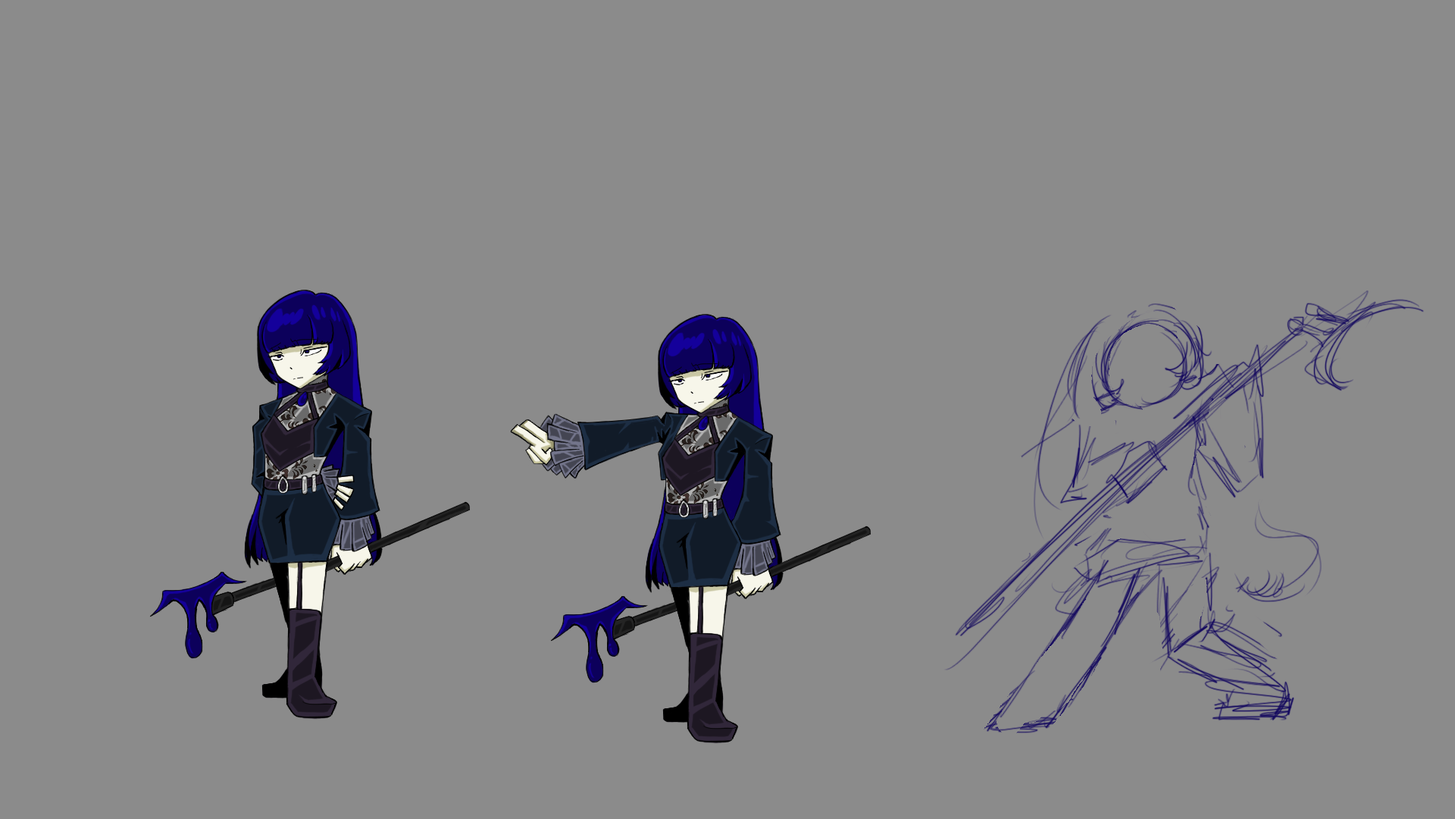
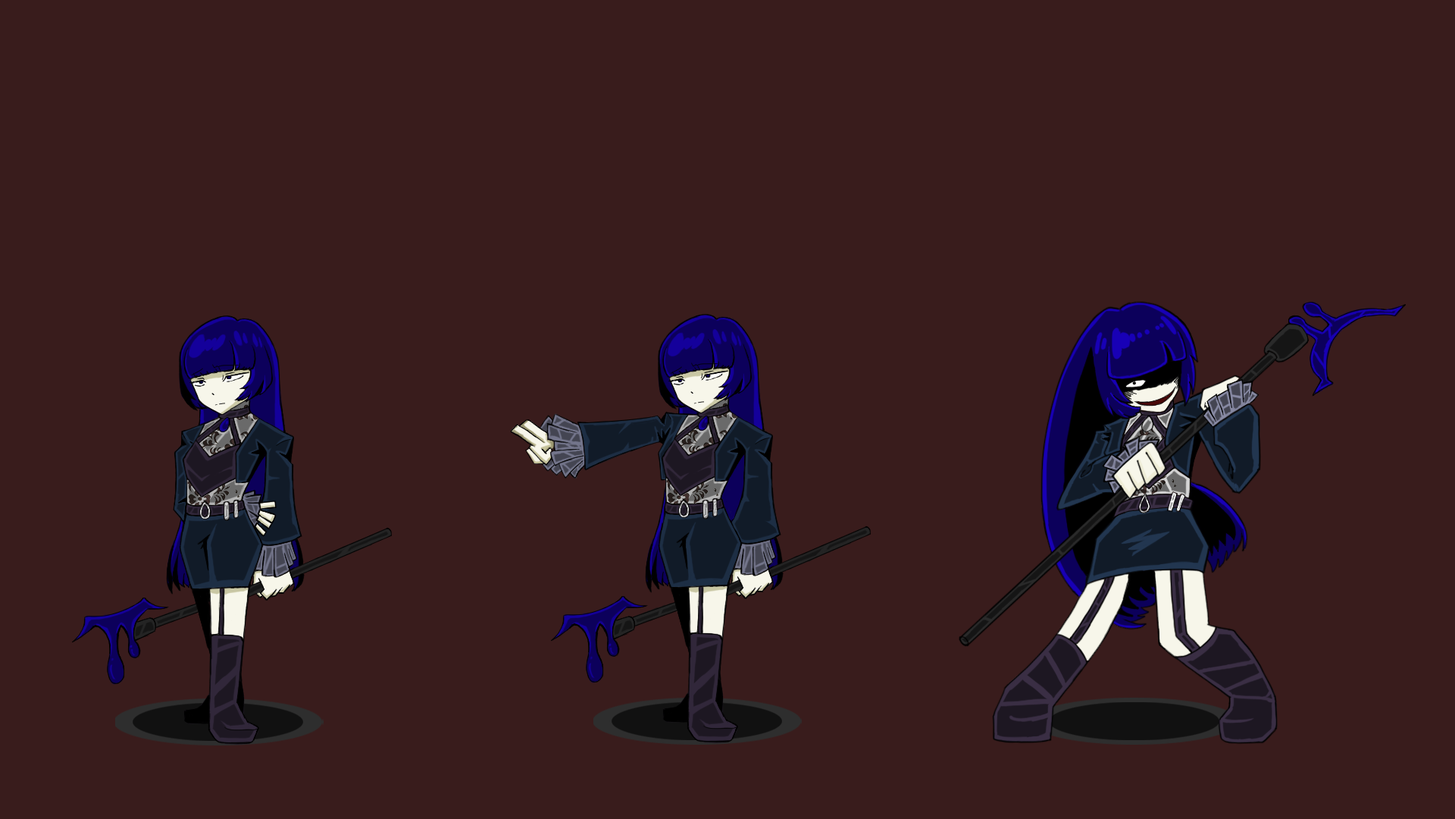
Comparing the layer stacks of the two w=1455, h=819 images. Changes:
added layer "손선" in group "피격" over bbox(1102, 374, 1263, 501)
added layer "손빛" (overlay) in group "피격" over bbox(1103, 379, 1260, 495)
added layer "손채색" in group "피격" over bbox(1103, 375, 1262, 499)
added group "지팡이" with 3 layers in group "피격" over bbox(958, 301, 1407, 647)
added layer "지팡이선" in group "지팡이" over bbox(958, 301, 1407, 647)
added layer "지팡이빛" (overlay) in group "지팡이" over bbox(960, 301, 1404, 645)
added layer "지팡이채색" in group "지팡이" over bbox(960, 301, 1404, 645)
added layer "명암" in group "피격" over bbox(1062, 343, 1238, 618)
added layer "선" in group "피격" over bbox(992, 300, 1278, 745)
added layer "빛" (overlay) in group "피격" over bbox(992, 301, 1278, 744)
added layer "문양" (1st of 3, in "피격") in group "피격" over bbox(1121, 399, 1179, 497)
added layer "채색" in group "피격" over bbox(992, 301, 1279, 744)
added layer "그림자" (1st of 3, in "피격") in group "피격" over bbox(1030, 697, 1240, 745)
renamed "Layer 3" to "러프", hid it, opacity 100% → 28%, painted on it over bbox(943, 290, 1426, 745)
added layer "그림자" (2nd of 3, in "스킬시전") in group "스킬시전" over bbox(593, 697, 802, 745)
painted on "수분족 얼굴선" (2nd of 2, in "수분족") over bbox(188, 337, 328, 406)
painted on "수분족 얼굴채색" (2nd of 2, in "수분족") over bbox(192, 346, 323, 387)
painted on "수분족 선" (2nd of 2, in "수분족") over bbox(71, 289, 471, 744)
painted on "수분족 어둠" (2nd of 2, in "수분족") over bbox(189, 338, 370, 600)
painted on "수분족 빛" (2nd of 2, in "수분족") over bbox(74, 288, 473, 743)
painted on "문양" (3rd of 3, in "수분족") over bbox(186, 364, 337, 508)
painted on "수분족 채색" (2nd of 2, in "수분족") over bbox(74, 289, 471, 746)
renamed "러프" to "그림자", showed it, opacity 54% → 100%, painted on it over bbox(115, 290, 668, 746)
painted on "Layer 0" over bbox(0, 0, 1455, 819)
…and 4 more changes (1 added, 3 painted)
